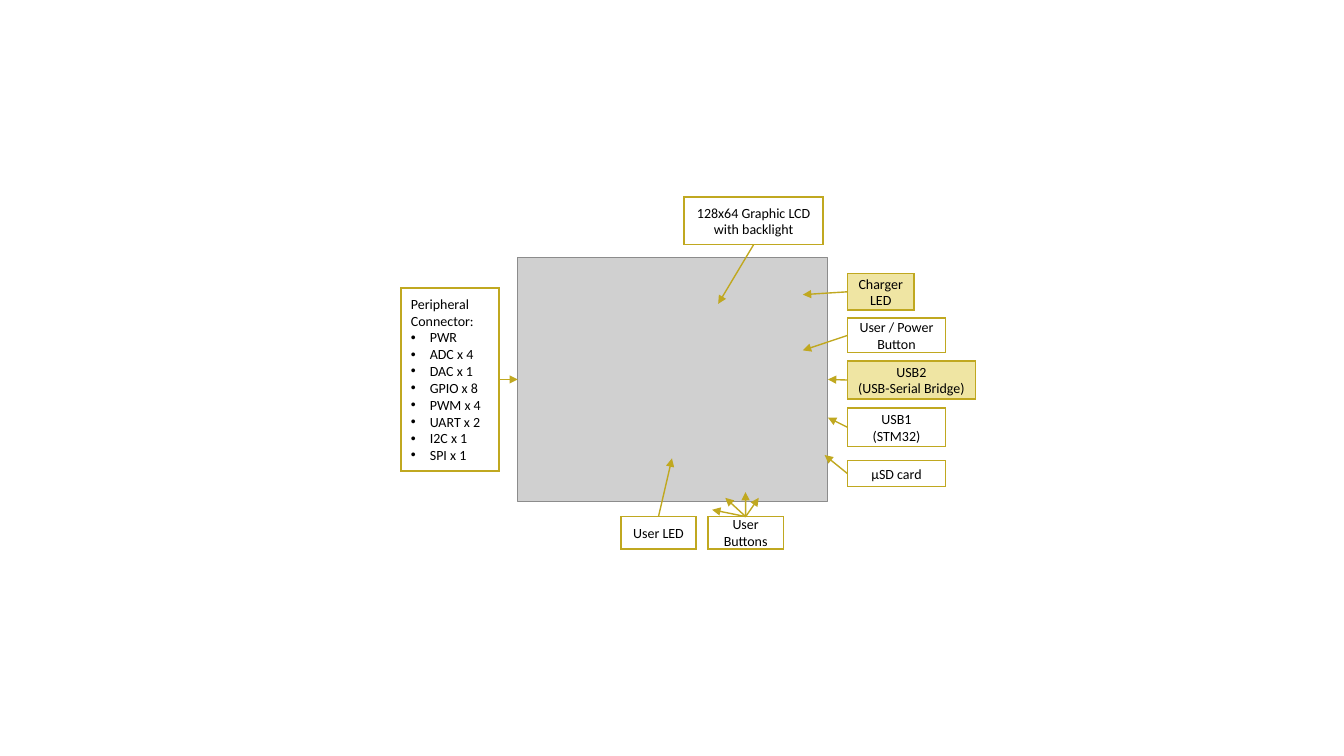
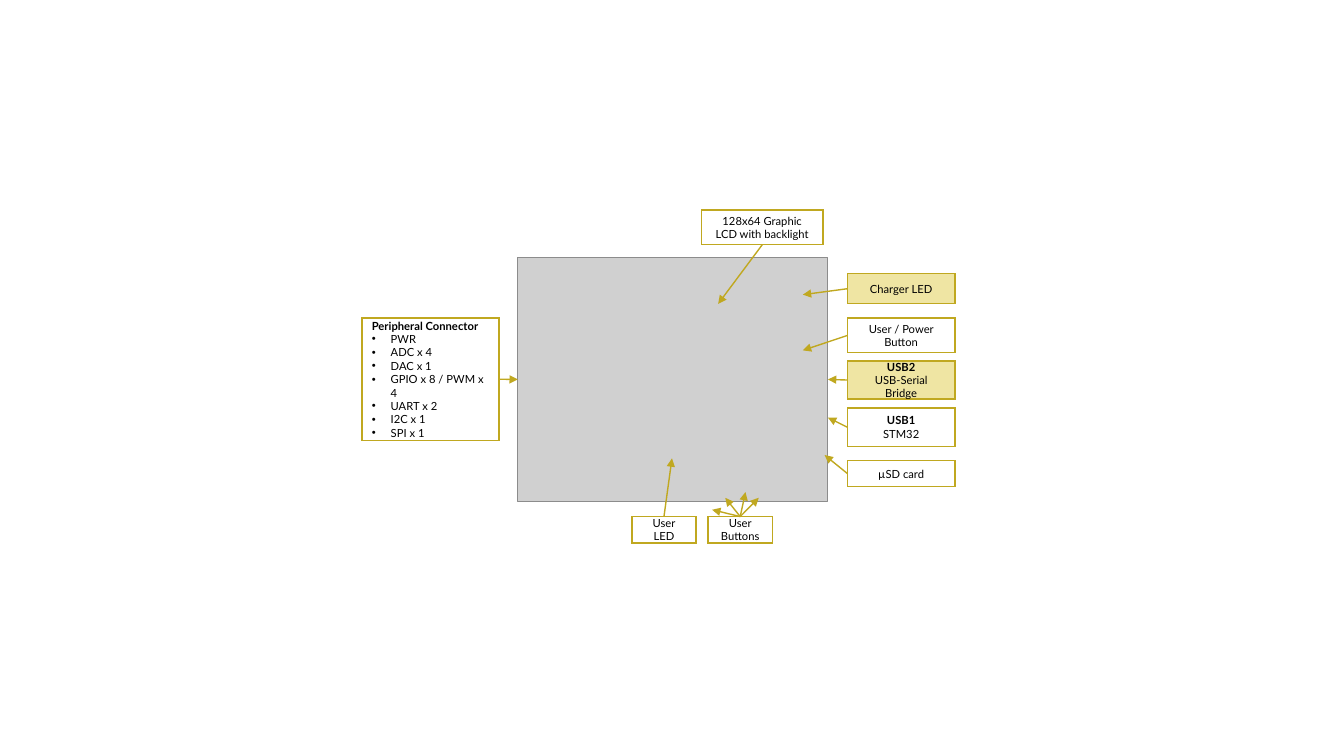
Before and after one commit to piconomix/px-fwlib, a slide deck: slide 1 of doc/images/hero_board/hero_board_top_annotated.pptx. Drawn at 1344x756 pixels with LibreOffice and Linux fonts; fonts in the diff are those of the drawing; grey boxes stand for pictures. Boxes give left, top, right and bottom in pixels: in the first picture for what was removed or moved away, otherwise in the second. Text is boxed around its words. In the diff, an @@ line names an element or a change of style, - is before the commit and + after.

```diff
--- a/doc/images/hero_board/hero_board_top_annotated.pptx
+++ b/doc/images/hero_board/hero_board_top_annotated.pptx
@@ rectangle "128x64 Graphic LCD with backlight" resized from (x1=685, y1=198, x2=824, y2=245) to (x1=702, y1=210, x2=824, y2=244) @@
@@ arrow moved from (754, 245) - (718, 303) to (762, 245) - (718, 303) @@
@@ arrow moved from (848, 292) - (804, 294) to (848, 288) - (804, 294) @@
@@ size 10 to 8 pt, font Calibri to Lato in 6 elements at (x1=848, y1=319, x2=956, y2=354), (x1=848, y1=461, x2=956, y2=487), (x1=632, y1=517, x2=697, y2=543), (x1=708, y1=517, x2=772, y2=543), (x1=702, y1=210, x2=824, y2=244), (x1=848, y1=274, x2=956, y2=304) @@
@@ rectangle "Charger LED" resized from (x1=848, y1=274, x2=914, y2=311) to (x1=848, y1=274, x2=956, y2=304) @@
@@ rectangle "Peripheral Connector" resized from (x1=401, y1=288, x2=499, y2=471) to (x1=362, y1=319, x2=499, y2=441) @@
@@ text in rectangle at (x1=372, y1=321, x2=479, y2=332): text changed; size 10 to 8 pt; font Calibri to Lato; bold on @@
-Peripheral Connector:
+Peripheral Connector
@@ rectangle "User / Power Button" resized from (x1=848, y1=319, x2=946, y2=354) to (x1=848, y1=319, x2=956, y2=354) @@
@@ text in rectangle at (x1=391, y1=335, x2=437, y2=437): size 10 to 8 pt, font Calibri to Lato in "PWR", "ADC x 4", "DAC x 1", "UART x 2" and 2 more places @@
@@ text in rectangle at (x1=391, y1=375, x2=484, y2=397): text changed; size 10 to 8 pt; font Calibri to Lato @@
-• GPIO x 8
-• PWM x 4
+• GPIO x 8 / PWM x 4
@@ rectangle "USB2" resized from (x1=848, y1=361, x2=976, y2=399) to (x1=848, y1=361, x2=956, y2=399) @@
@@ text in rectangle at (x1=875, y1=376, x2=928, y2=400): text changed; size 10 to 8 pt; font Calibri to Lato @@
-(USB-Serial Bridge)
+USB-Serial Bridge
@@ text in rectangle at (x1=887, y1=361, x2=915, y2=373): size 10 to 8 pt, font Calibri to Lato, bold on in "USB2" @@
@@ rectangle "USB1" resized from (x1=848, y1=408, x2=946, y2=447) to (x1=848, y1=408, x2=956, y2=447) @@
@@ text in rectangle at (x1=887, y1=416, x2=915, y2=424): size 10 to 8 pt, font Calibri to Lato, bold on in "USB1" @@
@@ text in rectangle at (x1=883, y1=430, x2=919, y2=438): text changed; size 10 to 8 pt; font Calibri to Lato @@
-(STM32)
+STM32
@@ arrow moved from (658, 517) - (673, 459) to (664, 517) - (673, 459) @@
@@ rectangle "µSD card" resized from (x1=848, y1=461, x2=946, y2=487) to (x1=848, y1=461, x2=956, y2=487) @@
@@ arrow moved from (746, 517) - (726, 498) to (740, 517) - (726, 498) @@
@@ arrow moved from (746, 517) - (759, 498) to (740, 517) - (759, 498) @@
@@ arrow moved from (746, 517) - (746, 492) to (740, 517) - (746, 492) @@
@@ rectangle "User LED" resized from (x1=621, y1=517, x2=697, y2=549) to (x1=632, y1=517, x2=697, y2=543) @@
@@ rectangle "User Buttons" resized from (x1=708, y1=517, x2=783, y2=549) to (x1=708, y1=517, x2=772, y2=543) @@
@@ arrow moved from (746, 517) - (713, 510) to (740, 517) - (713, 510) @@
```
Also in this commit, not shown: 10 other files.
